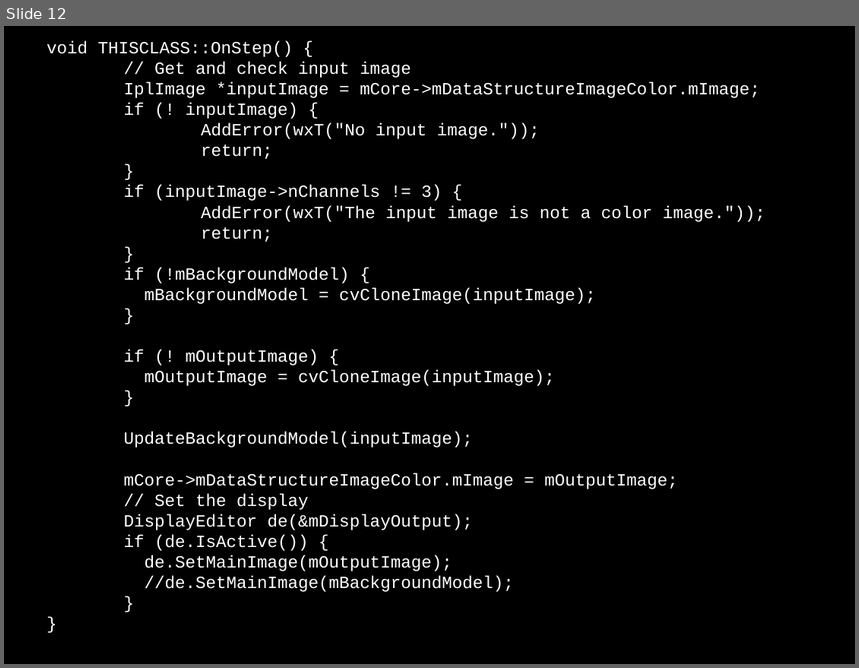
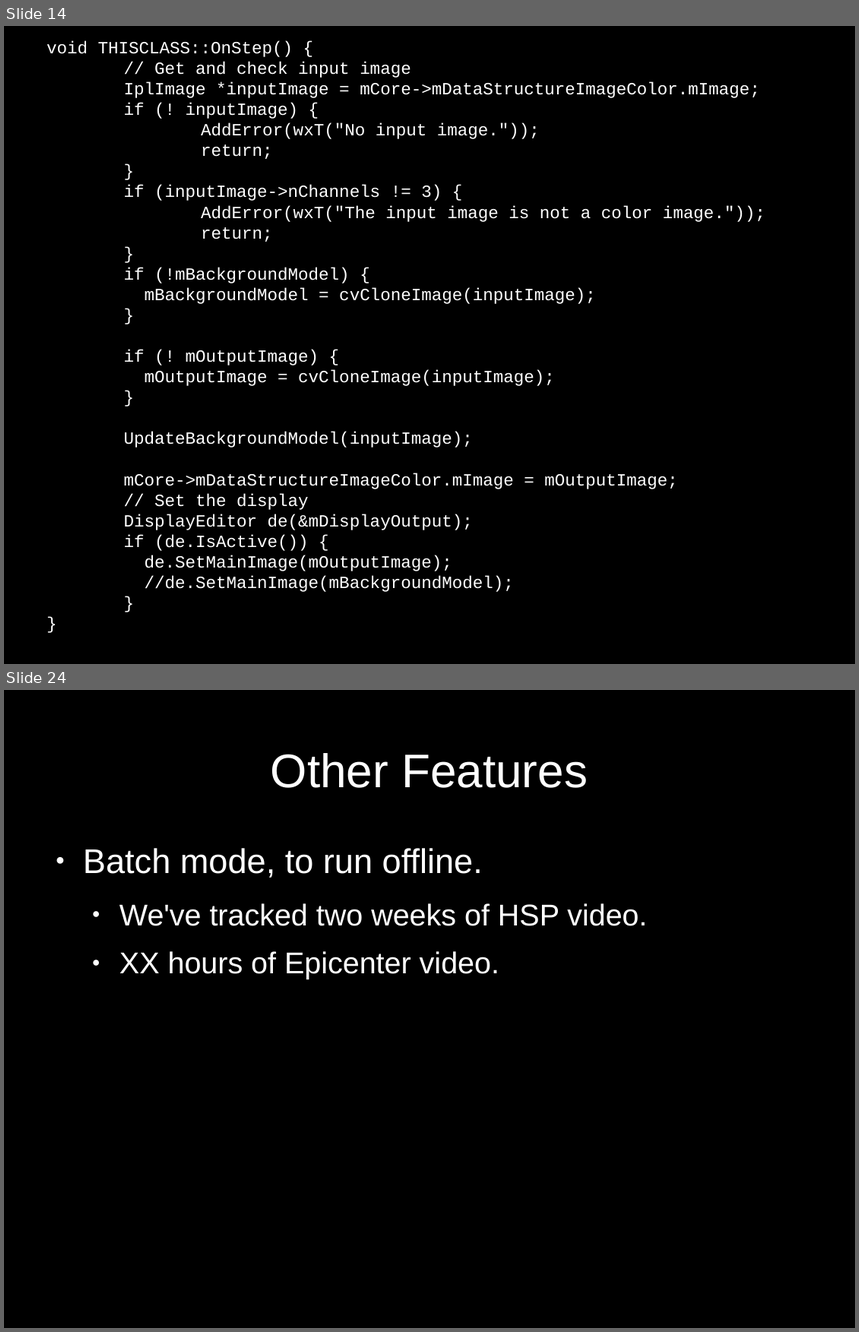
Before and after one commit to d28b/swistrack, a slide deck: Doc/tutorial.stefie10.06.2009/tutorialSlides.odp. Shown one above the other, each under a label of ours: slide 12 before the commit, slides 14 and 24 after it; the slides between them are not shown. The pictures are 859x668 and 859x1332 pixels, drawn with LibreOffice and Linux fonts; fonts in the diff are those of the drawing. Boxes give left, top, right and bottom in pixels: in the first picture for what was removed or moved away, otherwise in the second. Text is boxed around its words. In the diff, an @@ line names an element or a change of style, - is before the commit and + after.

```diff
--- a/Doc/tutorial.stefie10.06.2009/tutorialSlides.odp
+++ b/Doc/tutorial.stefie10.06.2009/tutorialSlides.odp
@@ slide 24 added at (4, 690, 855, 1328), background #000000 @@
@@ title added at (271, 753, 588, 788), 44 pt, text #FFFFFF @@
+Other Features
@@ text added at (83, 848, 647, 980), 28 pt, text #FFFFFF @@
+● Batch mode, to run offline.
+  ● We've tracked two weeks of HSP video.
+  ● XX hours of Epicenter video.
@@ what was slide 12 is now slide 14 @@
```
Also in this commit, not shown: 1 slide changed, 9 other slides added, 1 slide removed, 3 other files.
